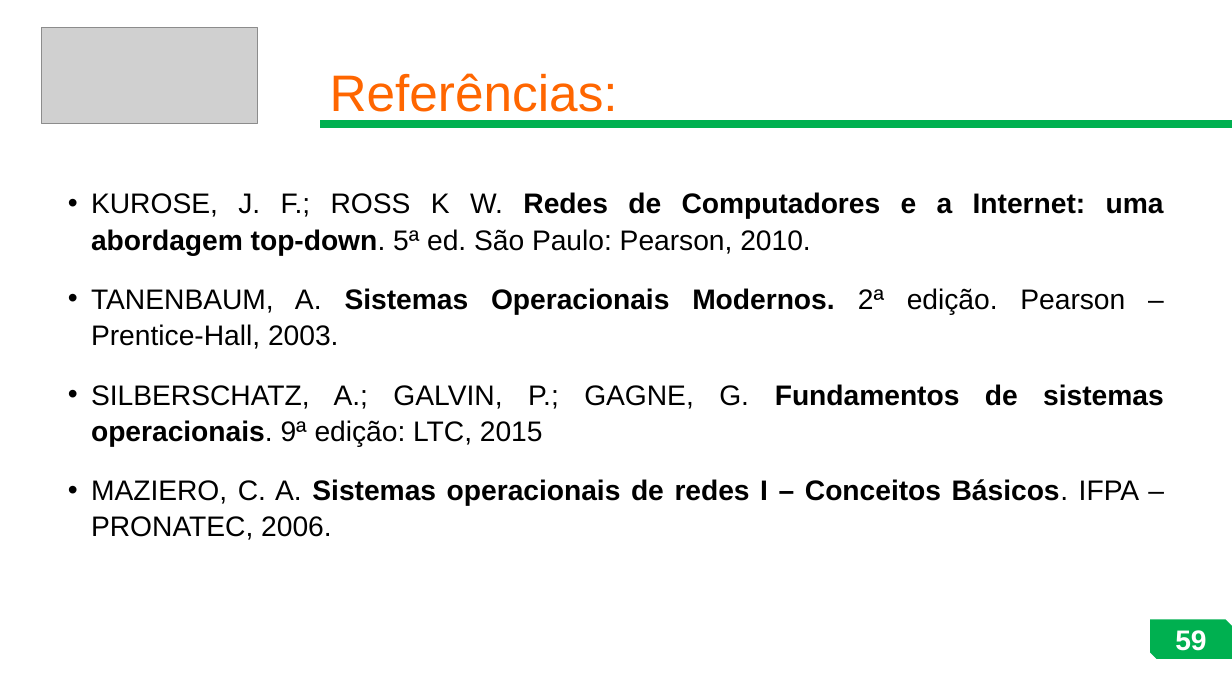
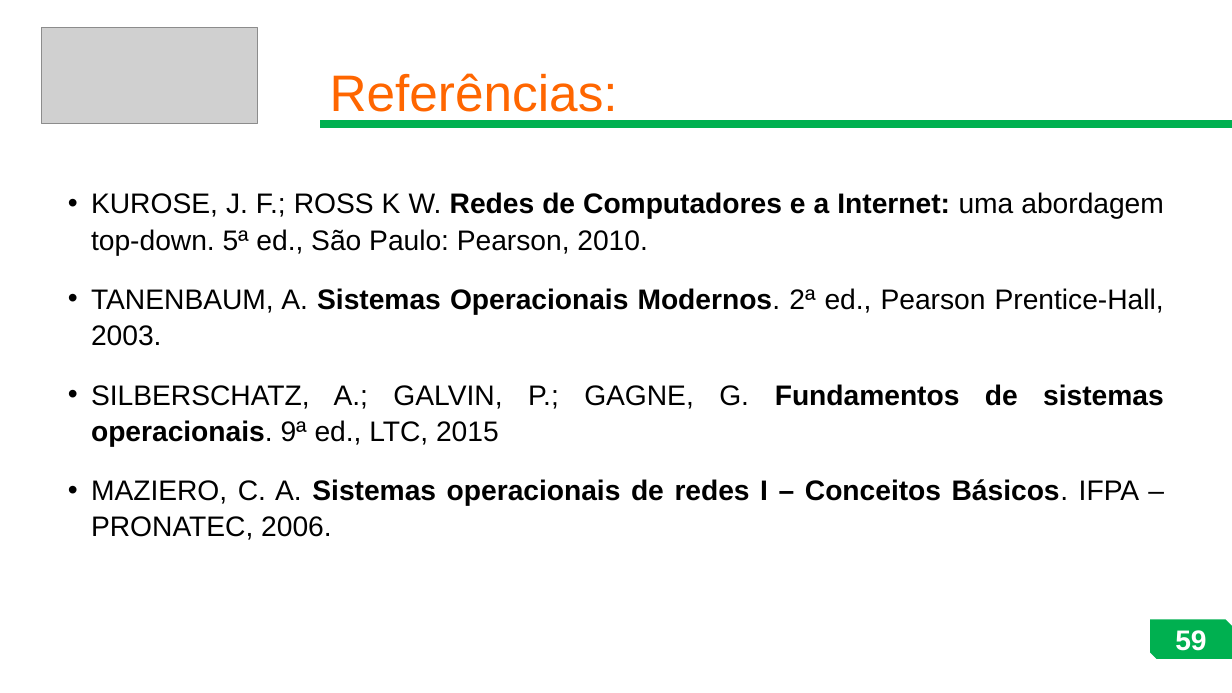
Before and after one commit to DiegoOlive/Aula_IFRN_SOR, a slide deck: slide 59 of Sistemas Operacionais de Redes.pptx. Drawn at 1232x693 pixels with LibreOffice and Linux fonts; fonts in the diff are those of the drawing; grey boxes stand for pictures. Boxes give left, top, right and bottom in pixels: in the first picture for what was removed or moved away, otherwise in the second. Text is boxed around its words. In the diff, an @@ line names an element or a change of style, - is before the commit and + after.

```diff
--- a/Sistemas Operacionais de Redes.pptx
+++ b/Sistemas Operacionais de Redes.pptx
@@ text at (91, 192, 1164, 447): text changed @@
-• KUROSE, J. F.; ROSS K W. Redes de Computadores e a Internet: uma abordagem top-down. 5ª ed. São Paulo: Pearson, 2010.
-• TANENBAUM, A. Sistemas Operacionais Modernos. 2ª edição. Pearson – Prentice-Hall, 2003.
-• SILBERSCHATZ, A.; GALVIN, P.; GAGNE, G. Fundamentos de sistemas operacionais. 9ª edição: LTC, 2015
+• KUROSE, J. F.; ROSS K W. Redes de Computadores e a Internet: uma abordagem top-down. 5ª ed., São Paulo: Pearson, 2010.
+• TANENBAUM, A. Sistemas Operacionais Modernos. 2ª ed., Pearson Prentice-Hall, 2003.
+• SILBERSCHATZ, A.; GALVIN, P.; GAGNE, G. Fundamentos de sistemas operacionais. 9ª ed., LTC, 2015
```
Also in this commit, not shown: 1 other slide changed, 3 other files.
